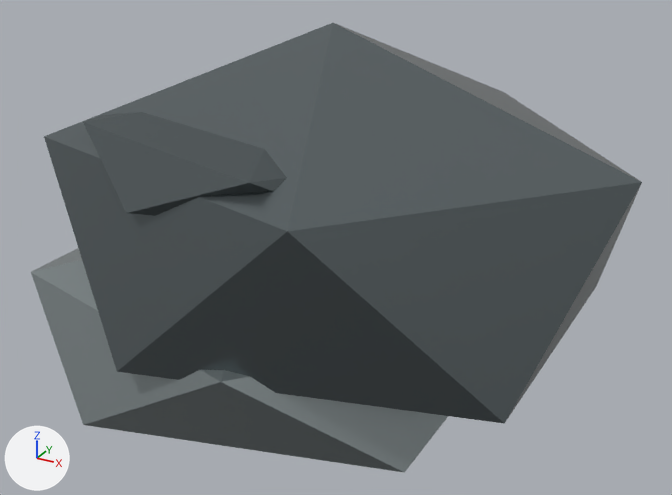
A saved change to the glTF model assets/exports/hero_glb/hero_pauldron_l_v01.glb.
Both versions are drawn from a camera (50 mm lens) standing at (-0.106, -0.419, 1.755) and looking at (-0.334, -0.004, 1.548). The axes (+X, +Y, +Z) are drawn at lower left. The lights are the same throughout. The first picture is the older version. Where no turn or scale is listed for an object, it has been applied to the vertices. Vertices at exactly the same position are counted once.

Names of what the first picture shows: 'GEO_PauldronL', 'GEO_PauldronLowerL', 'GEO_PauldronRidgeL'.
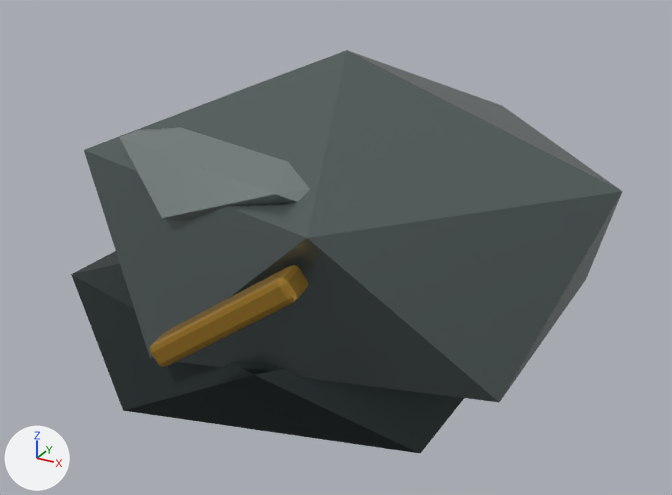
Boxes (x1, y1, x2, y2) around the edits, measured in the pictures (672 x 495 px):
'GEO_PauldronL', rescaled (10% narrower, 12% shorter): before (44, 23, 642, 424); after (84, 50, 623, 402)
'GEO_PauldronLowerL', recoloured, surface changed, moved, rescaled (10% shorter): before (31, 248, 448, 473); after (71, 251, 464, 453)
'GEO_PauldronRidgeL', recoloured, surface changed, moved, rescaled (7% narrower, 10% shorter): before (83, 112, 287, 216); after (120, 127, 310, 221)
'GEO_PauldronWaymarkL', added (orange): after (149, 265, 308, 367)

What the commit changed:
Material 'MAT_STEEL_DARK' (mat_mat_steel_dark) changes colour from dark grey #424b4d to dark grey #343d3e; in linear values from (0.055, 0.07, 0.075) to (0.034, 0.047, 0.048).
In material 'MAT_STEEL_DARK' (mat_mat_steel_dark), metallic goes from 0.0 to 0.72.
Material 'MAT_BRASS' (mat_mat_brass) is new.
Its base color is (0.51, 0.285, 0.04) (orange #bd9138).
Its metallic is 0.72.
Its roughness is 0.34.
me_icosphere_081 is used by ob_geo_pauldronl; location (-0.338, 0.0, 1.565).
me_icosphere_081 had 12 vertices, 20 faces and spanned x -0.161..0.161, y -0.128..0.128, z -0.105..0.105.
me_icosphere_081 now has 12 vertices, 20 faces and spans x -0.145..0.145, y -0.118..0.118, z -0.092..0.092.
me_icosphere_081 part 1: the whole mesh is scaled about its middle by (0.9, 0.922, 0.874).
me_icosphere_082 is used by ob_geo_pauldronlowerl; location (-0.375, -0.005, 1.5).
me_icosphere_082 had 12 vertices, 20 faces and spanned x -0.148..0.148, y -0.117..0.117, z -0.06..0.06.
me_icosphere_082 no longer uses material mat_mat_steel_light (grey #9ea8aa).
me_icosphere_082 now has 12 vertices, 20 faces and spans x -0.135..0.135, y -0.107..0.107, z -0.052..0.052.
me_icosphere_082 part 2: the whole mesh is scaled about its middle by (0.916, 0.908, 0.864).
me_icosphere_082 gains material mat_mat_steel_dark (dark grey #343d3e).
me_icosphere_083 is used by ob_geo_pauldronridgel; location (-0.35, -0.02, 1.61).
me_icosphere_083 had 12 vertices, 20 faces and spanned x -0.112..0.112, y -0.094..0.094, z -0.03..0.03.
me_icosphere_083 no longer uses material mat_mat_steel_dark (dark grey #424b4d).
me_icosphere_083 now has 12 vertices, 20 faces and spans x -0.101..0.101, y -0.085..0.085, z -0.026..0.026.
me_icosphere_083 part 3: the whole mesh is scaled about its middle by (0.907, 0.903, 0.864).
me_icosphere_083 gains material mat_mat_steel_light (grey #919d9b).
Mesh me_cube_019 is new.
It has 56 vertices, 108 faces and spans x -0.0357..0.0357, y -0.0143..0.0143, z -0.0263..0.0263.
It uses material mat_mat_brass (orange #bd9138).
Object 'GEO_PauldronL' (ob_geo_pauldronl) moves from (-0.338, 0.0, 1.565) to (-0.33, 0.0, 1.565).
Object 'GEO_PauldronLowerL' (ob_geo_pauldronlowerl) moves from (-0.375, -0.005, 1.5) to (-0.36, -0.005, 1.505).
Object 'GEO_PauldronRidgeL' (ob_geo_pauldronridgel) moves from (-0.35, -0.02, 1.61) to (-0.34, -0.02, 1.605).
Object 'GEO_PauldronWaymarkL' (ob_geo_pauldronwaymarkl) is new; it shows me_cube_019.
Its location is (-0.3175, -0.1315, 1.5675).
